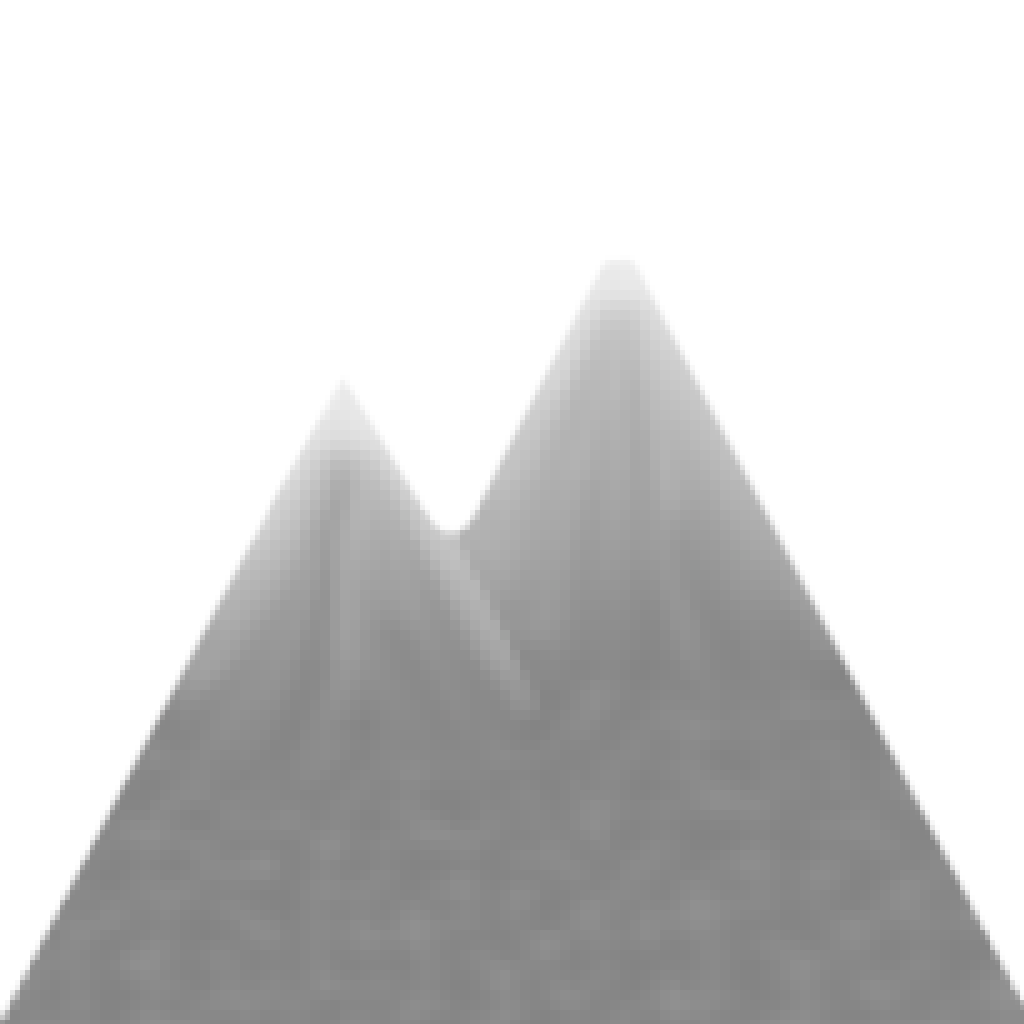
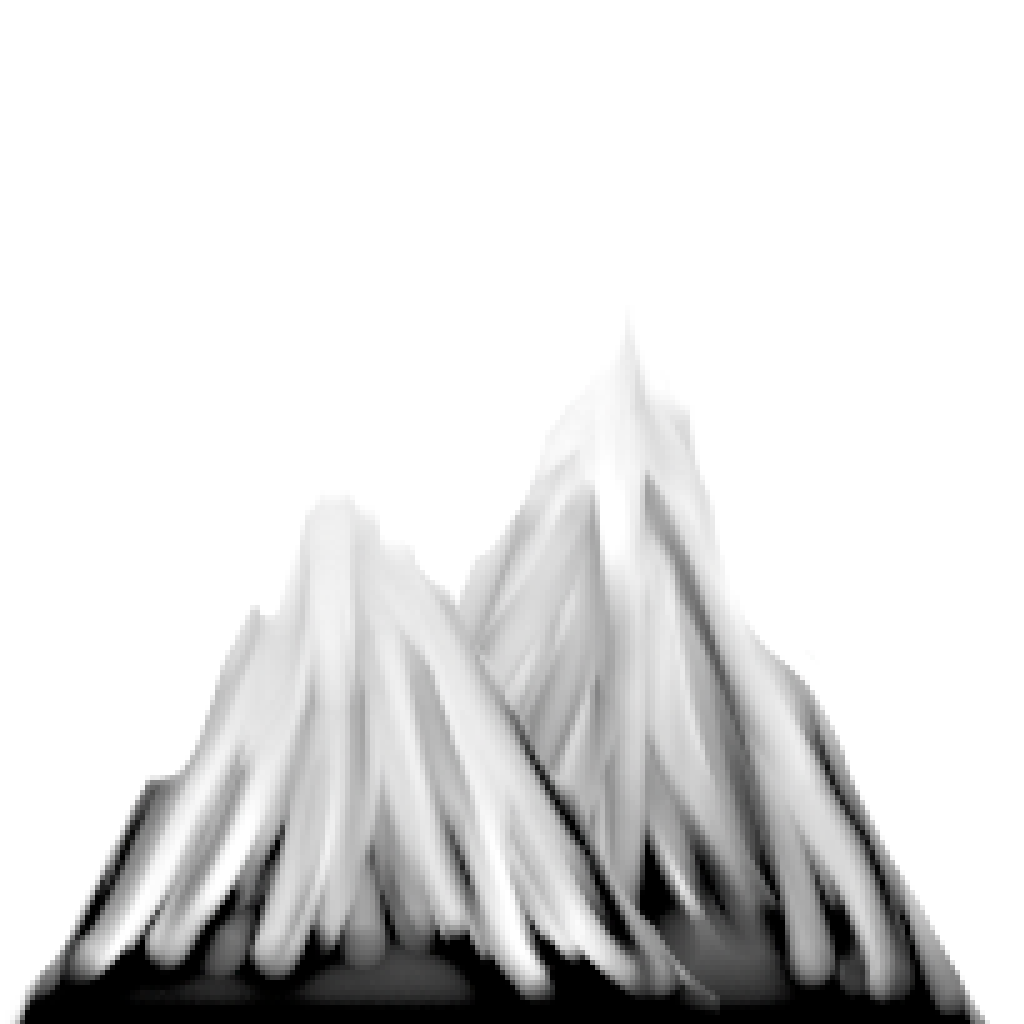
Layer changes from the first w=1024, h=1024 image to the second:
hid "body", painted on it over [0,260,1024,1024]
added layer "Grid #1" above "Grid #2" over [0,470,725,1024]
added layer "Grid #2" above "Grid" over [195,295,990,1024]
